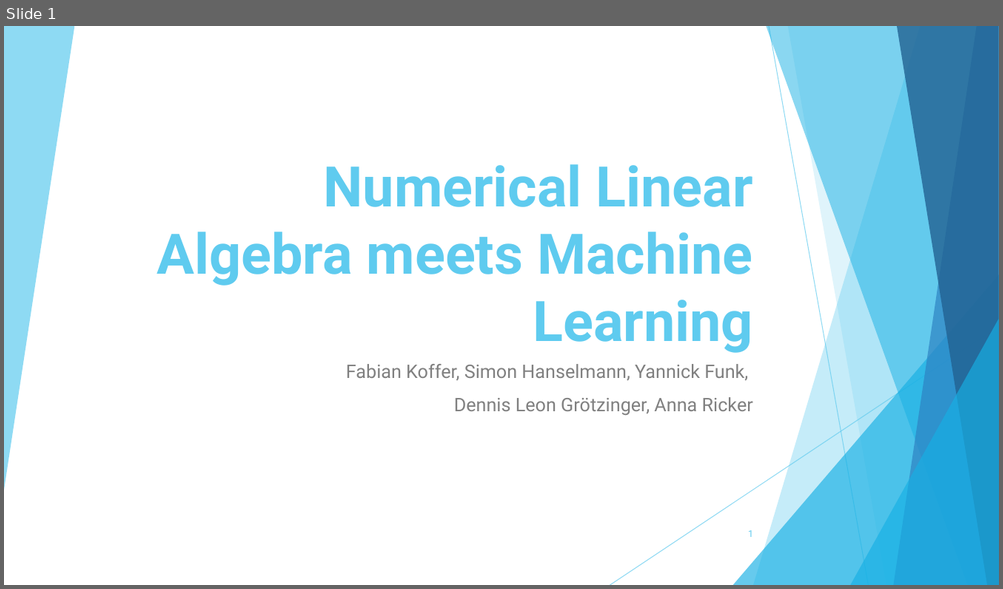
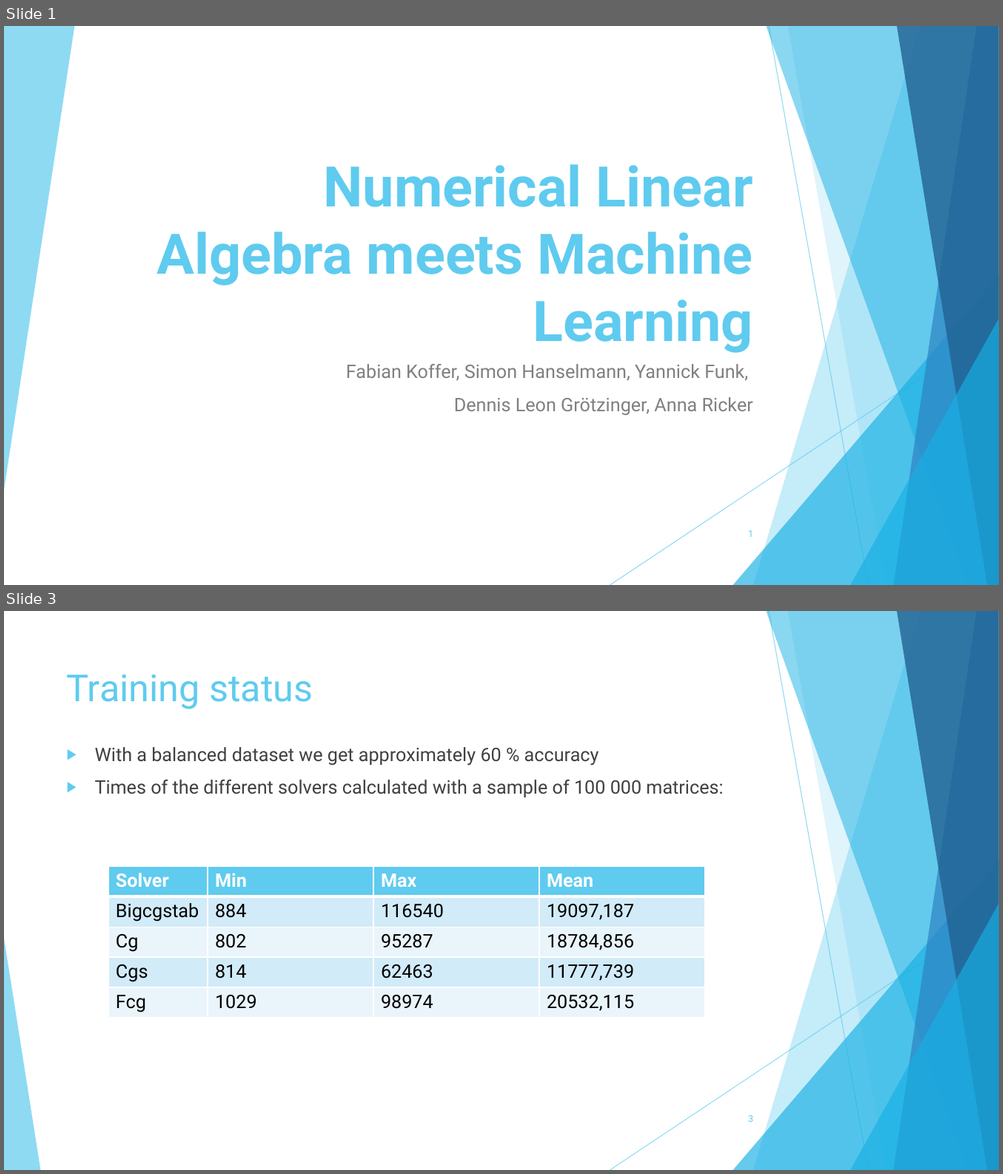
Before and after one commit to TheSlimvReal/PSE---LA-meets-ML, a slide deck: TestReport/Test_report_presentation.pptx. Shown one above the other, each under a label of ours: slide 1 before the commit, slides 1 and 3 after it; the slides between them are not shown. The pictures are 1003x589 and 1003x1174 pixels, drawn with LibreOffice and Linux fonts; fonts in the diff are those of the drawing. Boxes give left, top, right and bottom in pixels: in the first picture for what was removed or moved away, otherwise in the second. Text is boxed around its words. In the diff, an @@ line names an element or a change of style, - is before the commit and + after.

```diff
--- a/TestReport/Test_report_presentation.pptx
+++ b/TestReport/Test_report_presentation.pptx
@@ slide 3 added at bbox=[4, 611, 999, 1170], background #FFFFFF; not listed: 9 template elements that a slide beside it also shows @@
@@ title added at bbox=[67, 674, 313, 709], 36 pt, text #5FCBEF @@
+Training status
@@ text added at bbox=[95, 747, 723, 797], 18 pt, text #404040 @@
+▶ With a balanced dataset we get approximately 60 % accuracy
+▶ Times of the different solvers calculated with a sample of 100 000 matrices:
@@ table added at bbox=[108, 867, 705, 1019], 5 rows, 4 columns @@
+Solver | Min | Max | Mean
+Bigcgstab | 884 | 116540 | 19097,187
+Cg | 802 | 95287 | 18784,856
+Cgs | 814 | 62463 | 11777,739
+Fcg | 1029 | 98974 | 20532,115
@@ triangle added at bbox=[4, 939, 40, 1170], fill #5FCBEF at 70% opacity @@
@@ page number added at bbox=[748, 1116, 753, 1122], 9 pt, text #5FCBEF @@
+3
```
Also in this commit, not shown: 3 slides changed, 2 other slides added, 3 other files.
